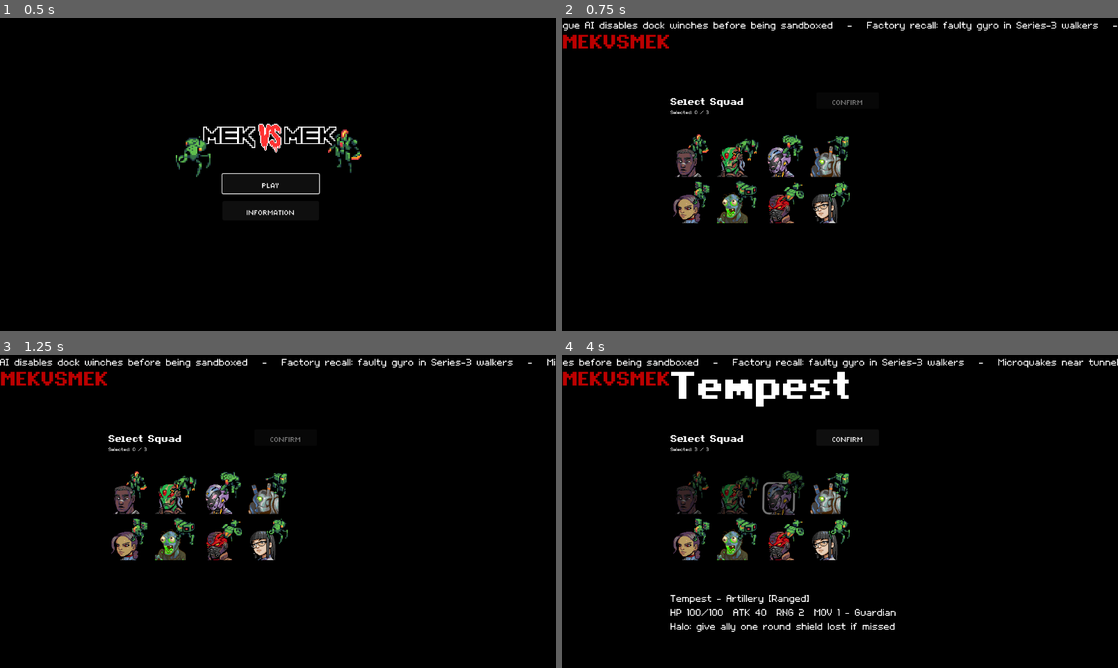
Above: before the commit, frames 1-4 (two rows, left to right).
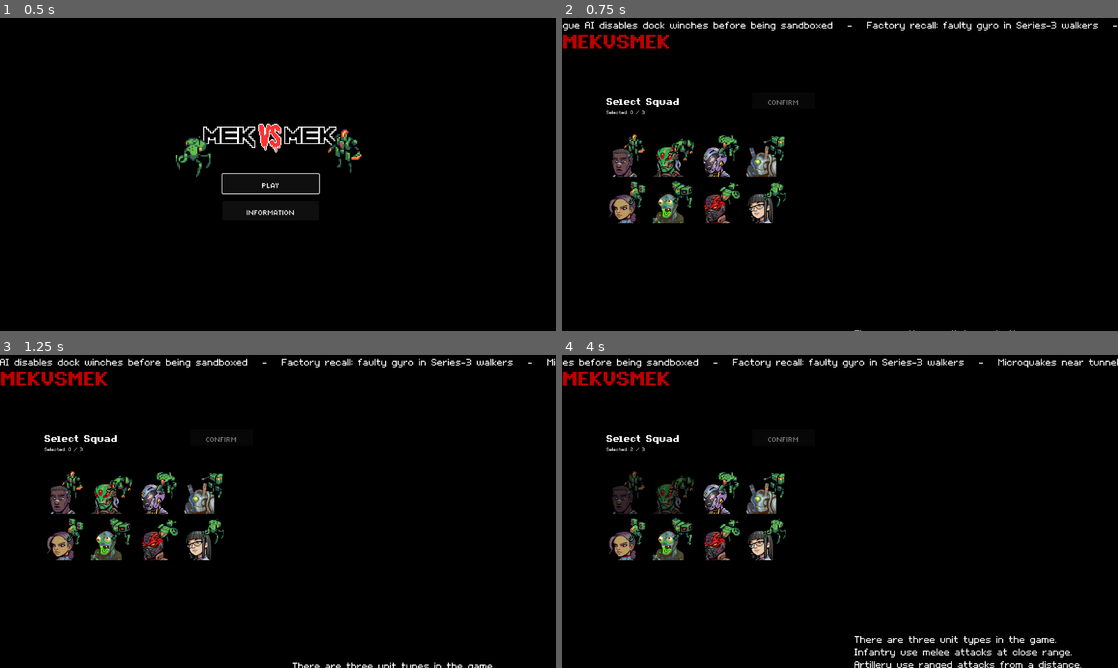
Above: after the commit, the same moments.

Repository: Tekknobot/Terrain
Game: Godot game, scene res://Scenes/TitleScreen.tscn
The game is run twice, just before and just after one commit, with the same random seed, the same clock (stepped at 60 frames per second) and the same inputs. Sound files missing from this copy of the repository are replaced by a short silence.
Inputs (mouse positions are in pixels of both pictures, inside the frame that each line leads up to; where the layout moved, square brackets give the same spot in the first picture):
- Up to frame 1 (0.5 s): no input
- Up to frame 2 (0.75 s): click "PLAY" at 0.5 s
- Up to frame 3 (1.25 s): no input
- Up to frame 4 (4 s): click (623, 498) [684, 498] at 1.25 s; click (734, 498) at 2.02 s; click (667, 498) at 2.77 s; click (778, 498) at 3.52 s

Frame 1 is identical in both runs. In frame 2, 6.9% of the frame differs, in the area x 8-82%, y 25-100%; in frame 3, 7.1%; in frame 4, 9.9%, in the area x 8-94%, y 5-100%.

Commit message:
Refactor.

Diff:
--- a/Scenes/SquadSelect.tscn
+++ b/Scenes/SquadSelect.tscn
@@ -17,6 +17,7 @@
 [ext_resource type="Texture2D" uid="uid://d1vnyhhkriimy" path="res://Sprites/TitleScreen/Mek_Logotype1.png" id="12_yhcsf"]
 [ext_resource type="Texture2D" uid="uid://dj4fnoch5vla4" path="res://Sprites/TitleScreen/Mek_Logotype2.png" id="13_wkifx"]
 [ext_resource type="Texture2D" uid="uid://gxe16nmoq2wg" path="res://Sprites/TitleScreen/Mek_Logotype3.png" id="14_vmrk5"]
+[ext_resource type="Script" uid="uid://d4gso7kwyd8vn" path="res://Scripts/BodyScroll.gd" id="18_yhcsf"]
 
 [sub_resource type="SpriteFrames" id="SpriteFrames_v0lh4"]
 animations = [{
@@ -53,10 +54,10 @@
 [node name="VBoxContainer" type="VBoxContainer" parent="."]
 custom_minimum_size = Vector2(475, 0)
 layout_mode = 0
-offset_left = 223.0
+offset_left = 90.0
 offset_top = 158.0
-offset_right = 723.0
-offset_bottom = 325.0
+offset_right = 590.0
+offset_bottom = 385.0
 
 [node name="AnimatedSprite2D" type="AnimatedSprite2D" parent="VBoxContainer"]
 visible = false
@@ -100,9 +101,9 @@
 
 [node name="ConfirmButton" type="Button" parent="."]
 layout_mode = 2
-offset_left = 525.0
+offset_left = 392.0
 offset_top = 154.0
-offset_right = 655.0
+offset_right = 522.0
 offset_bottom = 188.0
 theme_override_fonts/font = ExtResource("3_bjpxf")
 theme_override_font_sizes/font_size = 32
@@ -115,6 +116,26 @@
 offset_bottom = 40.0
 theme_override_fonts/normal_font = ExtResource("2_ccg3s")
 theme_override_font_sizes/normal_font_size = 32
+
+[node name="Body" type="RichTextLabel" parent="."]
+layout_mode = 0
+offset_left = 604.0
+offset_top = 542.0
+offset_right = 1112.0
+offset_bottom = 1323.0
+theme_override_fonts/normal_font = ExtResource("2_ccg3s")
+theme_override_font_sizes/normal_font_size = 32
+text = "There are three unit types in the game. Infantry use melee attacks at close range. Artillery use ranged attacks from a distance. Support also attacks at range and provides healing benefits to nearby allies.
+
+The game is turn-based and played on a grid. Each unit can move and attack on its turn. Positioning is important for both offense and defense. Units have special abilities that can change the course of a battle. Loot drops appear during combat and can grant special attacks or call in reinforcements, giving you powerful tactical advantages. Victory comes from eliminating the enemy team or completing mission objectives.
+
+Terrain Effects:
+Grass restores 5 HP when standing on it.
+Snow reduces attack range by 1.
+Ice reduces attack range by 2.
+Road allows moving 1 extra tile diagonally down-left or down-right.
+Intersection allows moving 2 extra tiles."
+script = ExtResource("18_yhcsf")
 
 [node name="LogoType" type="Label" parent="."]
 layout_mode = 0
--- /dev/null
+++ b/Scripts/BodyScroll.gd
@@ -0,0 +1,29 @@
+extends RichTextLabel
+
+@export var scroll_speed: float = 20.0   # pixels per second
+@export var start_offset: float = 100.0  # how far below the visible area to start
+@export var top_buffer: float = 50.0     # how far past the top before stopping
+
+var start_pos_y: float
+var scroll_done: bool = false
+
+func _ready():
+	# Start the label below its normal position
+	start_pos_y = position.y + start_offset
+	position.y = start_pos_y
+
+func _process(delta: float):
+	if scroll_done:
+		return
+
+	position.y -= scroll_speed * delta
+
+	# Once the label's bottom passes above the top + buffer, stop scrolling
+	if position.y + size.y < -top_buffer:
+		scroll_done = true
+		_on_scroll_finished()
+
+func _on_scroll_finished():
+	# Optional: queue_free(), emit a signal, or do whatever when done
+	print("Scrolling finished!")
+	queue_free()
--- a/Scripts/UnitCard.gd
+++ b/Scripts/UnitCard.gd
@@ -165,15 +165,14 @@
 	if special != "":
 		var desc := _ability_desc(special)
 		if desc != "":
-			spec_part = " - %s: %s" % [special, desc]
+			spec_part = "\n%s: %s" % [special, desc]   # added line break here
 		else:
-			spec_part = " - %s" % special
+			spec_part = "\n%s" % special               # and here
 
 	# Final text used for the HOVER INFO (emitted in _on_mouse_entered)
-	info_text = "%s - %s [%s]\nHP %d/%d  ATK %d  RNG %d  MOV %d%s%s" % [
+	info_text = "%s - %s [%s]\nHP %d/%d  DMG %d  ATK %d  MOV %d%s%s" % [
 		u_name, u_type, combat_class, hp, hp_max, atk, rng, mov, def_part, spec_part
 	]
-
 
 func _pressed() -> void:
 	emit_signal("picked", self)
Not shown: 1 places in Scenes/SquadSelect.tscn that only renumber resources
Not shown, added: Scripts/BodyScroll.gd.uid
